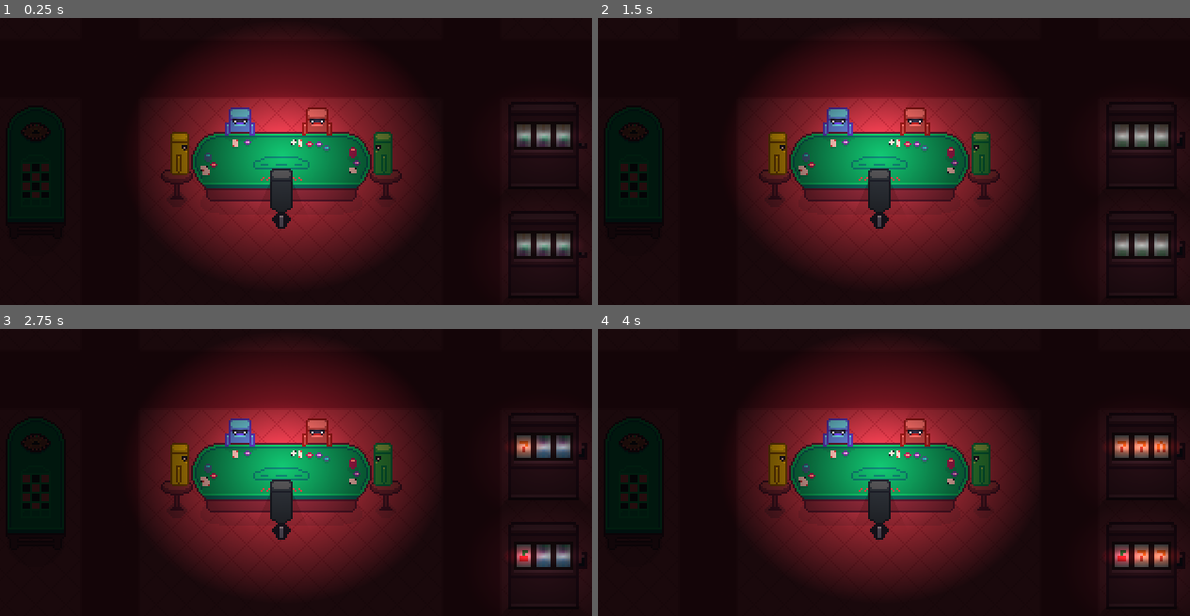
Above: before the commit, frames 1-4 (two rows, left to right).
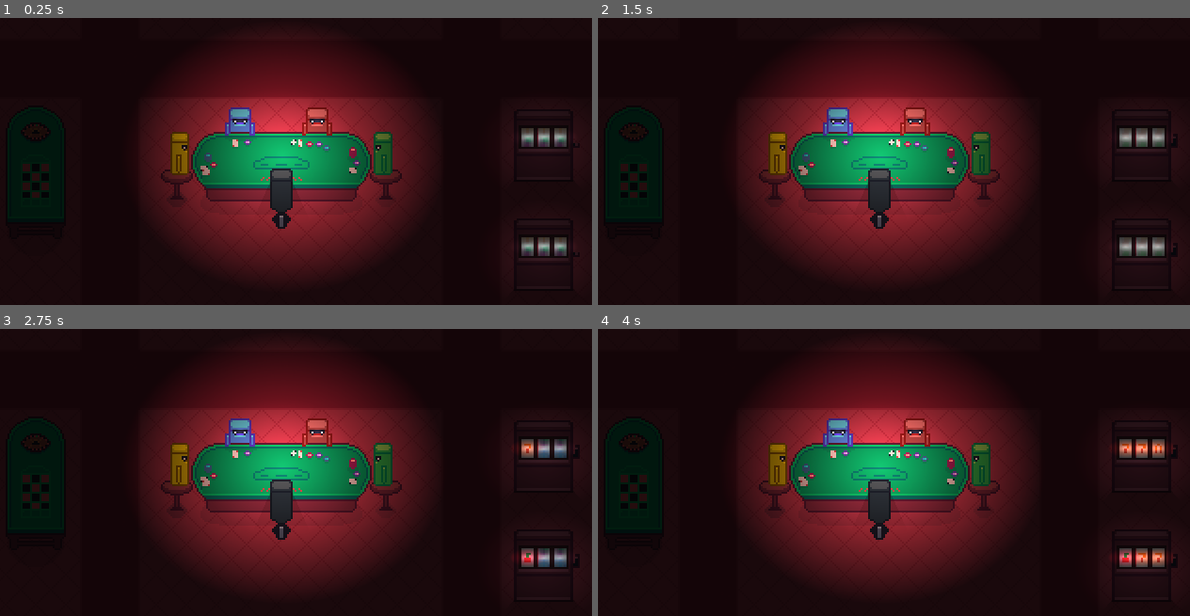
Above: after the commit, the same moments.

Repository: COMP359/Godot-Poker-Machine-Learning
Game: Godot game, scene res://main.tscn
The game is run twice, just before and just after one commit, with the same random seed, the same clock (stepped at 60 frames per second) and the same inputs.
Inputs:
- Up to frame 1 (0.25 s): no input
- Up to frame 2 (1.5 s): no input
- Up to frame 3 (2.75 s): no input
- Up to frame 4 (4 s): no input

The runs differ from the first frame. In frame 1, 0.9% of the frame differs, in the area x 86-99%, y 37-85%; in frame 2, 0.9%; in frame 3, 1.0%; in frame 4, 1.1%, in the area x 85-99%, y 37-85%.

Commit message:
Made Slot Sound

Diff:
--- a/main.tscn
+++ b/main.tscn
@@ -119,7 +119,9 @@
 
 [node name="SlotMachine" parent="." instance=ExtResource("6_b3ihe")]
 position = Vector2(294.365, 72.6401)
+scale = Vector2(1.25, 1.25)
 SlotFinishedTimeout = 8.0
+soundEffectOn = false
 
 [node name="LightOccluder2D" type="LightOccluder2D" parent="SlotMachine"]
 material = SubResource("CanvasItemMaterial_7e1rm")
@@ -147,8 +149,8 @@
 
 [node name="SlotMachine2" parent="." instance=ExtResource("6_b3ihe")]
 position = Vector2(294.365, 130.64)
+scale = Vector2(1.25, 1.25)
 SlotFinishedTimeout = 10.0
-soundEffectOn = false
 
 [node name="LightOccluder2D" type="LightOccluder2D" parent="SlotMachine2"]
 material = SubResource("CanvasItemMaterial_7e1rm")
--- a/slot.gd
+++ b/slot.gd
@@ -3,6 +3,7 @@
 @onready var animation = $Animation
 @onready var timer = $Timer
 @onready var light = $Light/Texture
+@onready var sound_effect = $SoundEffect
 @export_range(0.5,4.5) var timer_duration: float = 1.0
 
 var orange_slot = Color8(166, 52, 22, 255)
@@ -27,6 +28,7 @@
 
 func _on_timer_timeout():
 	timer.stop()
+	sound_effect.play()
 	slot_finished = !slot_finished
 	update_slot_visibility()
 	randomize_slot_frames()
--- a/slot.tscn
+++ b/slot.tscn
@@ -1,9 +1,10 @@
-[gd_scene load_steps=5 format=3 uid="uid://cmbac1x0lwcm1"]
+[gd_scene load_steps=6 format=3 uid="uid://cmbac1x0lwcm1"]
 
 [ext_resource type="Texture2D" uid="uid://deee3huhhkg04" path="res://slot-icons.png" id="1_k8qab"]
 [ext_resource type="Script" path="res://slot.gd" id="2_pkkin"]
 [ext_resource type="Texture2D" uid="uid://cq8nx1jdnxbu3" path="res://slot-machine-animation-blur.png" id="3_n6qbj"]
 [ext_resource type="Texture2D" uid="uid://d1m70j7r2la72" path="res://2d_lights_and_shadows_neutral_point_light.webp" id="4_uy2k7"]
+[ext_resource type="AudioStream" uid="uid://cpj4j6valjmfd" path="res://slot_finished.wav" id="5_swqip"]
 
 [node name="Slot" type="Sprite2D"]
 position = Vector2(-6.96831, -3.46973)
@@ -39,4 +40,8 @@
 texture = ExtResource("4_uy2k7")
 texture_scale = 0.5
 
+[node name="SoundEffect" type="AudioStreamPlayer" parent="."]
+stream = ExtResource("5_swqip")
+volume_db = -4.5
+
 [connection signal="timeout" from="Timer" to="." method="_on_timer_timeout"]
--- a/slot_machine.tscn
+++ b/slot_machine.tscn
@@ -3,8 +3,8 @@
 [ext_resource type="Texture2D" uid="uid://dnyo7iuwmln8j" path="res://slot-machine.png" id="1_pol4i"]
 [ext_resource type="Script" path="res://slot_machine.gd" id="2_x0khb"]
 [ext_resource type="PackedScene" uid="uid://cmbac1x0lwcm1" path="res://slot.tscn" id="3_32gnm"]
+[ext_resource type="AudioStream" uid="uid://dn0rrdemspg62" path="res://slot_moving(2).mp3" id="5_dyqi1"]
 [ext_resource type="Texture2D" uid="uid://du5wqa8xhirwm" path="res://slot_hand_animation.png" id="5_ibond"]
-[ext_resource type="AudioStream" uid="uid://cdx7ttcju55f4" path="res://casino_sound.mp3" id="5_q6bbw"]
 
 [sub_resource type="Animation" id="Animation_pxxr4"]
 length = 0.001
@@ -46,7 +46,7 @@
 
 [node name="SlotMachine" type="Sprite2D"]
 position = Vector2(167, 84)
-scale = Vector2(1.5, 1.5)
+scale = Vector2(3, 3)
 texture = ExtResource("1_pol4i")
 script = ExtResource("2_x0khb")
 SlotFinishedTimeout = 7.0
@@ -76,8 +76,8 @@
 wait_time = 7.0
 
 [node name="SoundEffect" type="AudioStreamPlayer" parent="."]
-stream = ExtResource("5_q6bbw")
-volume_db = -15.0
+stream = ExtResource("5_dyqi1")
+volume_db = -10.0
 
 [connection signal="timeout" from="SlotFinished" to="." method="_on_slot_finished_timeout"]
 [connection signal="timeout" from="SlotFinished" to="Slot" method="_on_slot_finished_timeout"]
Not shown, added: slot_finished.wav.import
Not shown, added: slot_moving(2).mp3.import
Not shown, added: slot_finished.wav
Not shown, added: slot_moving(2).mp3
